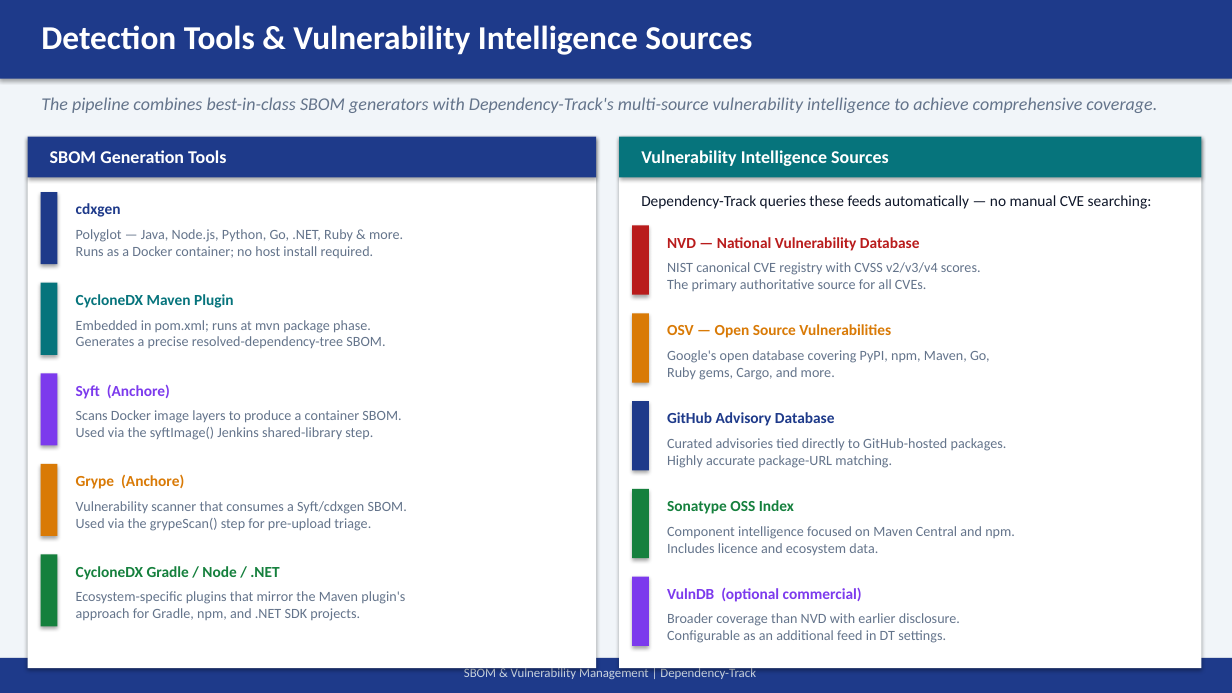
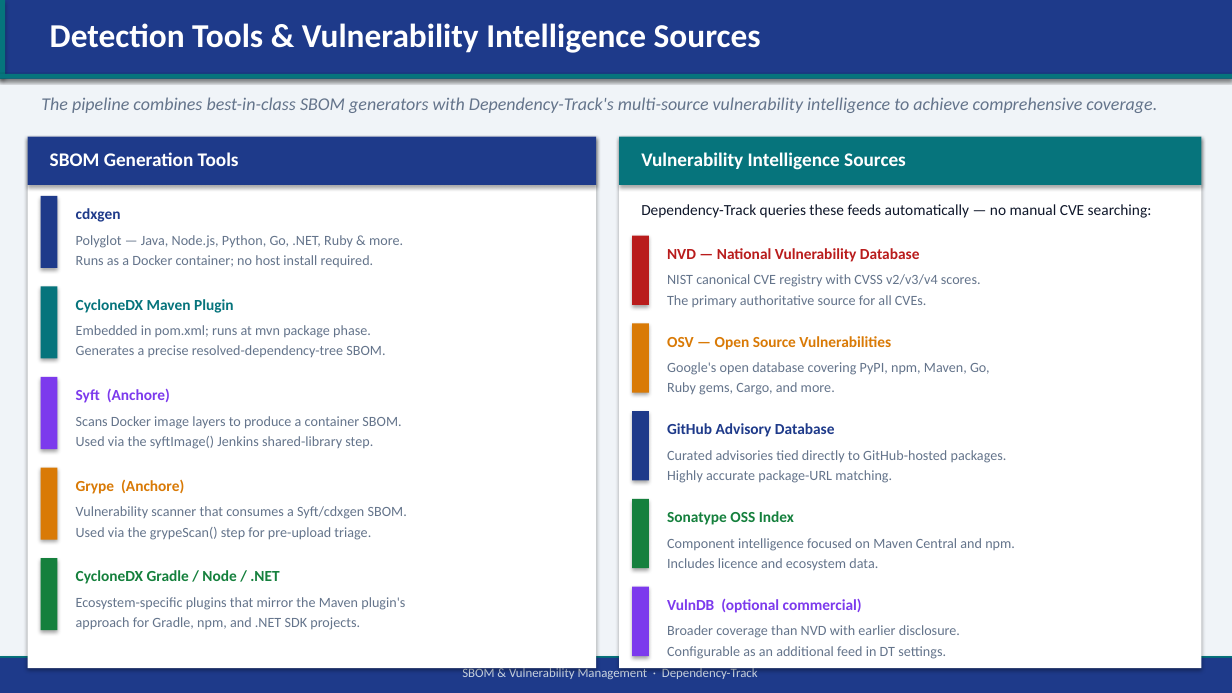
Before and after one commit to duncanlester/sbom-uploader, a slide deck: slide 6 of output/SBOM_DependencyTrack_Presentation.pptx. Drawn at 1232x693 pixels with LibreOffice and Linux fonts; fonts in the diff are those of the drawing. Boxes give left, top, right and bottom in pixels: in the first picture for what was removed or moved away, otherwise in the second. Text is boxed around its words. In the diff, an @@ line names an element or a change of style, - is before the commit and + after.

```diff
--- a/output/SBOM_DependencyTrack_Presentation.pptx
+++ b/output/SBOM_DependencyTrack_Presentation.pptx
@@ rectangle at <box>0,0,1232,693</box>: fill #F1F5F9 to #F0F4F8 @@
@@ rectangle added at <box>0,0,6,79</box>, fill #06747C @@
@@ text "Detection Tools & Vulnerability Intelligence ...": place and size @@
-text "Detection Tools & Vulnerability Intelligence ..." at <box>41,25,752,55</box>
+text "Detection Tools & Vulnerability Intelligence ..." at <box>50,23,761,53</box>
@@ rectangle added at <box>0,74,1232,79</box>, fill #06747C @@
@@ rectangle: place and size @@
-rectangle at <box>28,137,596,177</box>
+rectangle at <box>28,137,596,185</box>
@@ text "SBOM Generation Tools" at <box>50,152,239,166</box>: size 14 to 15 pt @@
@@ rectangle: place and size @@
-rectangle at <box>619,137,1202,177</box>
+rectangle at <box>619,137,1202,185</box>
@@ text "Vulnerability Intelligence Sources" at <box>641,152,906,170</box>: size 14 to 15 pt @@
@@ 5 texts, 4 rectangles: place and size @@
-5 texts, 4 rectangles at <box>41,192,279,580</box>
+5 texts, 4 rectangles at <box>41,196,279,584</box>
@@ 11 texts, 5 rectangles: place and size @@
-11 texts, 5 rectangles at <box>632,195,1152,646</box>
+11 texts, 5 rectangles at <box>632,204,1152,659</box>
@@ line spacing 1 to 1.2 in 10 elements at <box>76,235,403,267</box>, <box>76,506,407,540</box>, <box>76,597,405,630</box>, <box>76,325,385,357</box>, <box>76,416,401,449</box>, <box>667,274,981,307</box>, <box>667,362,990,395</box>, <box>667,450,1007,483</box>, <box>667,538,1015,570</box>, <box>667,625,960,659</box> @@
@@ rectangle added at <box>0,656,1232,658</box>, fill #06747C @@
@@ text at <box>462,666,758,679</box>: text changed @@
-SBOM & Vulnerability Management | Dependency-Track
+SBOM & Vulnerability Management · Dependency-Track
```
Also in this commit, not shown: 16 other slides changed, 2 other files.
